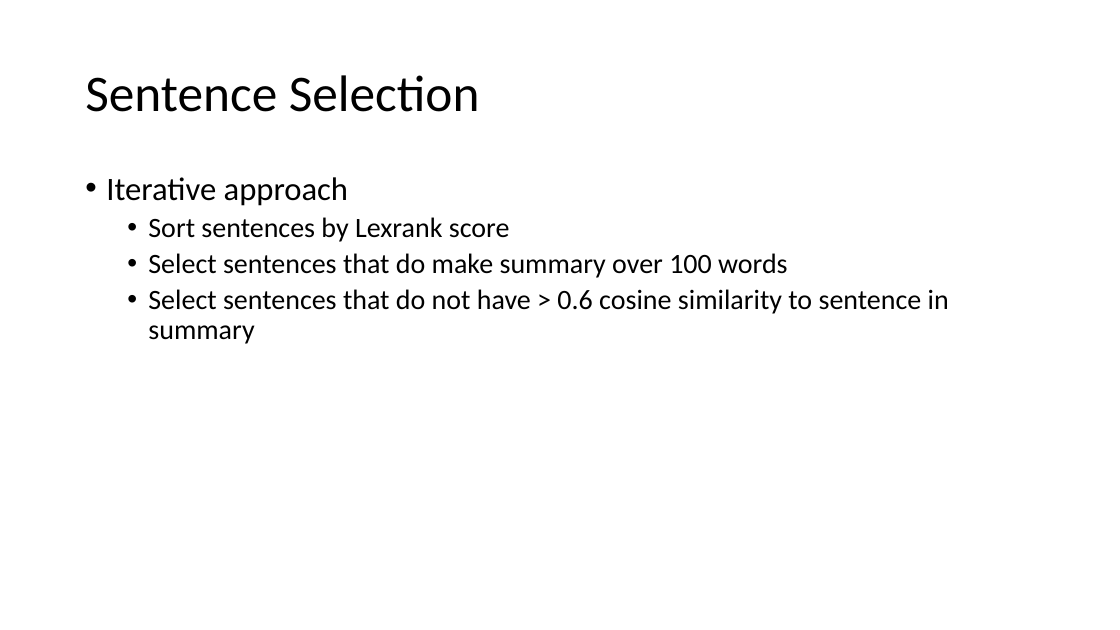
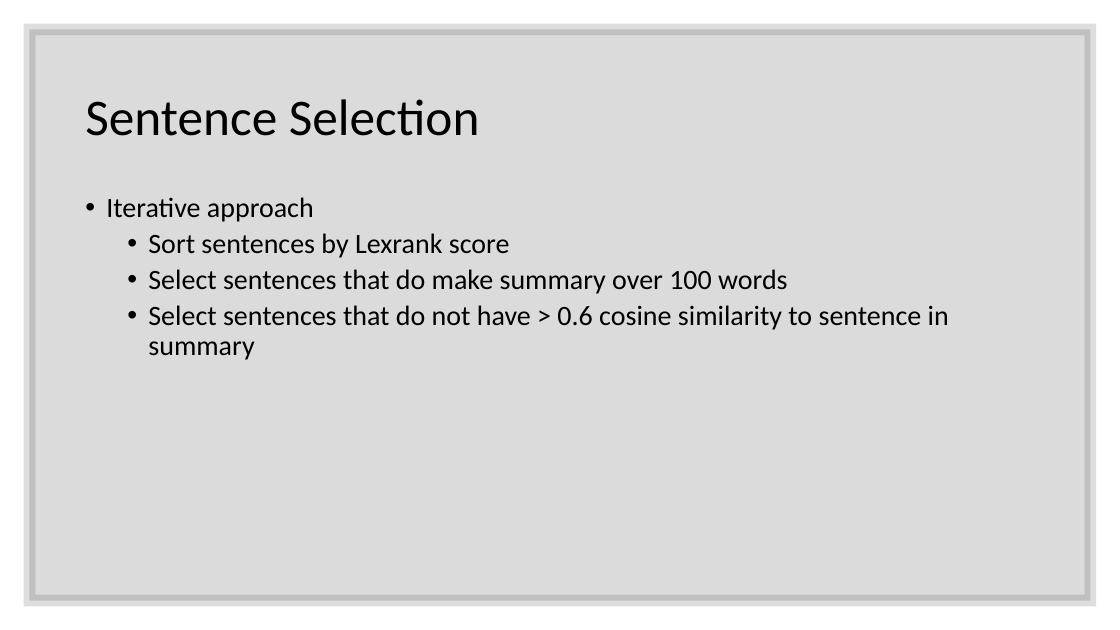
Before and after one commit to cadiem/LING573SP20, a slide deck: slide 10 of doc/D2.pptx (slide 9 before the commit). Drawn at 1120x630 pixels with LibreOffice and Linux fonts; fonts in the diff are those of the drawing. Boxes give left, top, right and bottom in pixels: in the first picture for what was removed or moved away, otherwise in the second. Text is boxed around its words. In the diff, an @@ line names an element or a change of style, - is before the commit and + after.

```diff
--- a/doc/D2.pptx
+++ b/doc/D2.pptx
@@ rectangle added at (x1=29, y1=29, x2=1091, y2=601), fill #000000 at 14% opacity, outline #262626 10 pt @@
@@ title "Sentence Selection" moved from (x1=85, y1=75, x2=480, y2=112) to (x1=85, y1=99, x2=480, y2=136) @@
@@ text "Iterative approach" moved from (x1=106, y1=177, x2=949, y2=344) to (x1=106, y1=197, x2=949, y2=360) @@
@@ text at (x1=106, y1=197, x2=314, y2=222): size 28 to 24 pt in "Iterative approach" @@
```
Also in this commit, not shown: 11 other slides changed, 3 slides added, 2 slides removed, 1 other file.
